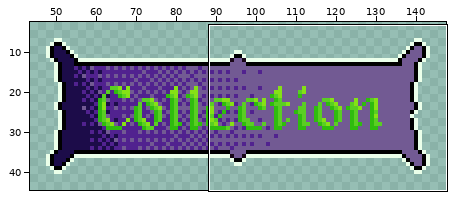
A pixel-art file gets an edit: Assets/Sprites/MAIN MENU AND UI/Collection.aseprite. The first picture is a wide view before the edit; the outline marks the close-up.
Close-up. Before:
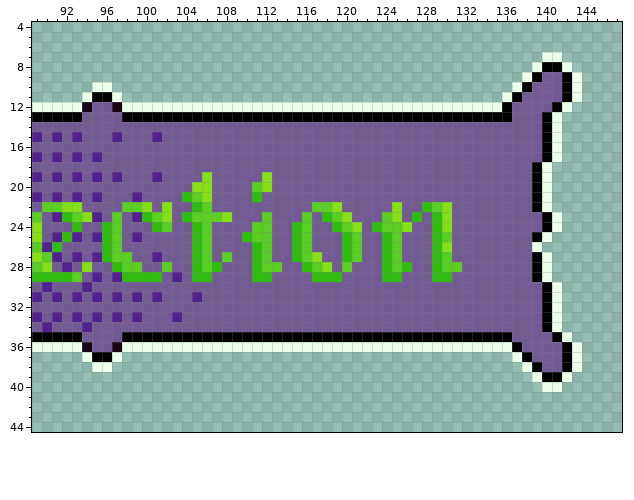
192x48 pixels, 1 frame. Shown: x 89..147, y 4..44. The wide view leaves out empty margins.
After:
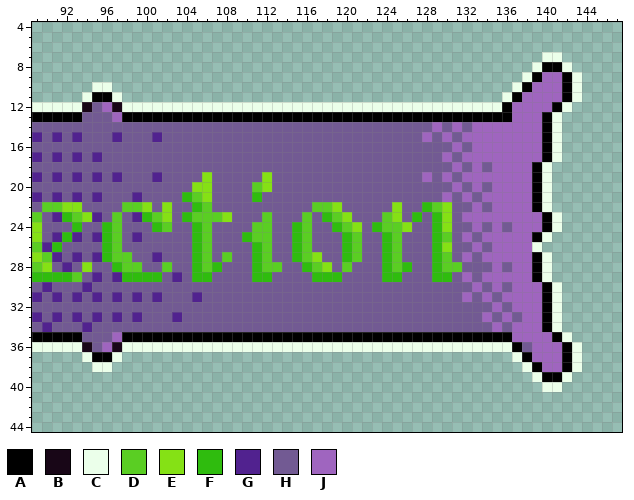
Palette (. is transparent): A #000000  B #180617  C #ebffea  D #5ace23  E #85e115  F #2fbc0e  G #51228f  H #725a93  J #9f65bf
From old to new:
Changed rows in their new state; - is an unchanged pixel.
Layers "Layer 3", "bg":
first column x 96:
 9 --------------------------------------------JJ
10 -------------------------------------------JJJ
11 ------------------------------------------JJJJ
12 J----------------------------------------JJJJ-
13 -J---------------------------------------JJJ--
14 ---------------------------------J-J-JJJJJJJ--
15 --------------------------------J-J-JJJJJJJJ--
16 -----------------------------------J-JJJJJJJ--
17 ----------------------------------J-JJJJJJJJ--
18 -----------------------------------J-J-JJJJ---
19 --------------------------------J-J-JJJJJJJ---
20 -----------------------------------J-J-JJJJ---
21 ----------------------------------J-J-JJJJJ---
22 -------------------------------------J-JJJJ---
23 ------------------------------------JJJJJJJJ--
24 -------------------------------------J-J-JJJ--
25 ------------------------------------J-JJJJJ---
26 -------------------------------------J-JJJJ---
27 ------------------------------------J-JJJJJ---
28 ---------------------------------------J-JJ---
29 ------------------------------------J-JJJJJ---
30 -------------------------------------J-J-JJJ--
31 ------------------------------------J-J-JJJJ--
32 ---------------------------------------J-JJJ--
33 --------------------------------------J-J-JJ--
34 ---------------------------------------J-JJJ--
35 -J---------------------------------------JJJJ-
36 J------------------------------------------JJJ
37 -------------------------------------------JJJ
38 --------------------------------------------JJ
